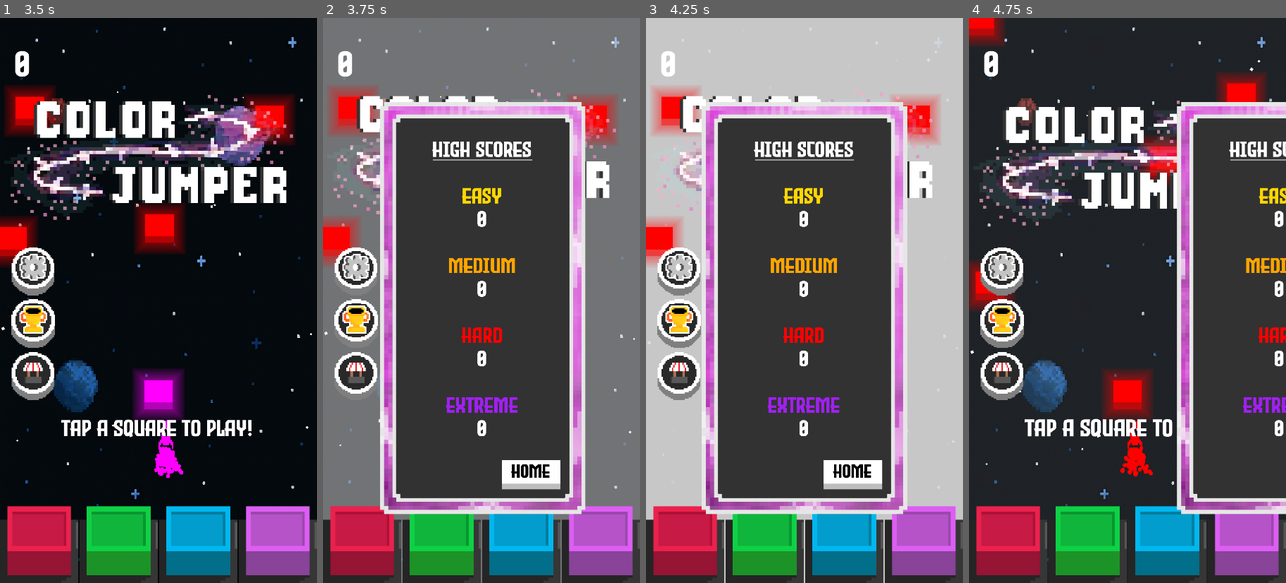
Above: before the commit, frames 1-4 (left to right).
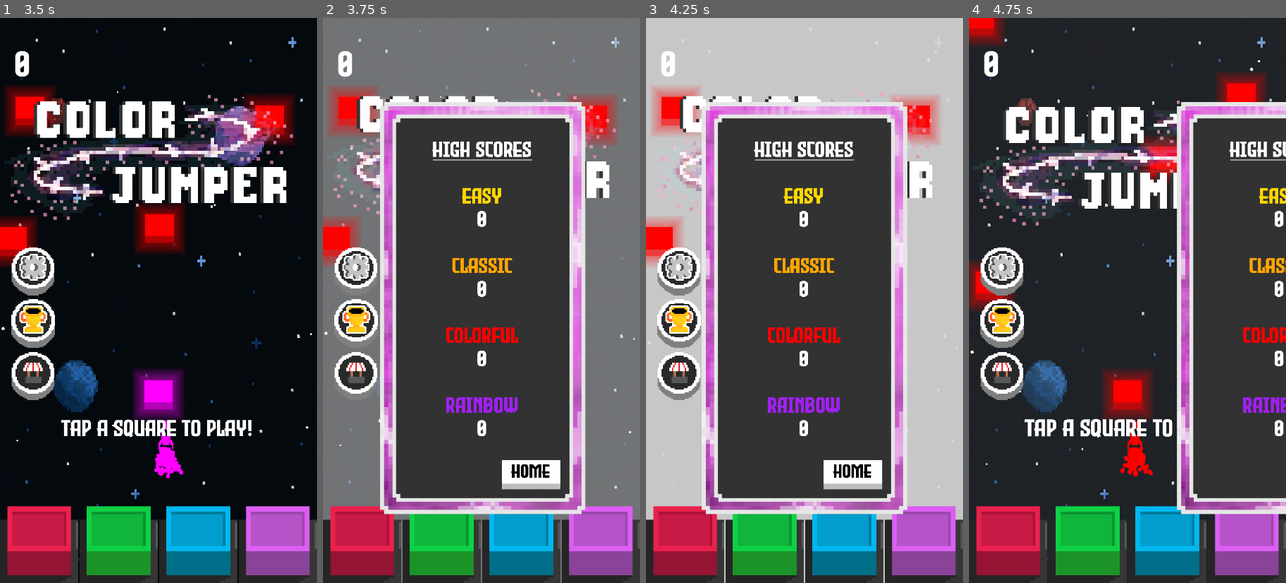
Above: after the commit, the same moments.

Repository: Xavier-Royer/Color-Jumper
Game: Godot game, scene res://Main.tscn
Same seed, same stepped clock (60 frames per second), same inputs: the game is played once before the commit and once after it.
Inputs (mouse positions are in pixels of both pictures, inside the frame that each line leads up to):
- Up to frame 1 (3.5 s): click (38, 543) at 0.5 s; click (117, 543) at 1.25 s; click (199, 543) at 2 s; click (278, 543) at 2.75 s
- Up to frame 2 (3.75 s): click (357, 323) at 3.5 s
- Up to frame 3 (4.25 s): no input
- Up to frame 4 (4.75 s): click (1175, 475) at 4.25 s

Frame 1 is identical in both runs. In frame 2, 0.9% of the frame differs, in the area x 38-62%, y 42-70%; in frame 3, 0.9%; in frame 4, 0.6%.

Commit message:
Rainbow particles added

Diff:
--- a/FileManager.gd
+++ b/FileManager.gd
@@ -1,5 +1,5 @@
 extends Node
-var difficulty = "EASY"
+var difficulty = "CLASSIC"
 var highScore = [0,0,0,0]
 
 
--- /dev/null
+++ b/FlatCurve.tres
@@ -0,0 +1,6 @@
+[gd_resource type="Curve" format=3 uid="uid://th4odecrxv72"]
+
+[resource]
+_limits = [-1.0, 1.0, 0.0, 1.0]
+_data = [Vector2(0, 0), 0.0, 0.0, 0, 0, Vector2(1, 0), 0.0, 0.0, 0, 0]
+point_count = 2
--- a/Main.tscn
+++ b/Main.tscn
@@ -407,11 +407,11 @@
 item_count = 4
 popup/item_0/text = "Easy"
 popup/item_0/id = 0
-popup/item_1/text = "Medium"
+popup/item_1/text = "Classic"
 popup/item_1/id = 1
-popup/item_2/text = "Hard"
+popup/item_2/text = "Colorful"
 popup/item_2/id = 2
-popup/item_3/text = "Extreme"
+popup/item_3/text = "Rainbow"
 popup/item_3/id = 3
 
 [node name="Home" type="TextureButton" parent="ScreenManager/SettingsScreen"]
@@ -569,13 +569,13 @@
 [color=gold]easy
 [color=white]11,000,000
 
-[color=orange]medium
+[color=orange]Classic
 [color=white]11,000,000
 
-[color=red]hard
+[color=red]Colorful
 [color=white]11,000,000
 
-[color=purple]extreme
+[color=purple]Rainbow
 [color=white]11,000,000"
 scroll_active = false
 horizontal_alignment = 1
@@ -764,7 +764,7 @@
 anchor_bottom = 1.0
 grow_horizontal = 2
 grow_vertical = 2
-mouse_filter = 1
+mouse_filter = 2
 color = Color(0.864675, 0.864675, 0.864675, 1)
 script = ExtResource("30_o7g6l")
 
--- /dev/null
+++ b/NormalBlockCaught.tres
@@ -0,0 +1,27 @@
+[gd_resource type="ParticleProcessMaterial" load_steps=3 format=3 uid="uid://k8pg0755hjfy"]
+
+[sub_resource type="Curve" id="Curve_im0tn"]
+_data = [Vector2(0, 0), 0.0, 0.0, 0, 0, Vector2(2e-05, 1), 0.0, 0.0, 0, 0, Vector2(0.713235, 0.674157), 0.0, 0.0, 0, 0, Vector2(1, 0), 0.0, 0.0, 0, 0]
+point_count = 4
+
+[sub_resource type="CurveTexture" id="CurveTexture_xfwl5"]
+curve = SubResource("Curve_im0tn")
+
+[resource]
+lifetime_randomness = 0.09
+particle_flag_disable_z = true
+emission_shape_offset = Vector3(0, 15, 0)
+emission_shape = 3
+emission_box_extents = Vector3(1, 1, 1)
+spread = 135.0
+initial_velocity_max = 206.9
+gravity = Vector3(0, 2000, 0)
+linear_accel_min = -54.02
+linear_accel_max = -54.02
+damping_min = 28.736
+damping_max = 28.736
+scale_min = 25.0
+scale_max = 25.0
+scale_curve = SubResource("CurveTexture_xfwl5")
+hue_variation_min = -2.23517e-08
+hue_variation_max = -2.23517e-08
--- /dev/null
+++ b/RainbowBlockCaught.tres
@@ -0,0 +1,28 @@
+[gd_resource type="ParticleProcessMaterial" load_steps=3 format=3 uid="uid://caswmbrosv0bo"]
+
+[sub_resource type="Curve" id="Curve_im0tn"]
+_data = [Vector2(0, 0), 0.0, 0.0, 0, 0, Vector2(2e-05, 1), 0.0, 0.0, 0, 0, Vector2(0.713235, 0.674157), 0.0, 0.0, 0, 0, Vector2(1, 0), 0.0, 0.0, 0, 0]
+point_count = 4
+
+[sub_resource type="CurveTexture" id="CurveTexture_xfwl5"]
+curve = SubResource("Curve_im0tn")
+
+[resource]
+lifetime_randomness = 0.09
+particle_flag_disable_z = true
+emission_shape_offset = Vector3(0, 15, 0)
+emission_shape = 3
+emission_box_extents = Vector3(1, 1, 1)
+spread = 135.0
+initial_velocity_max = 206.9
+gravity = Vector3(0, 2000, 0)
+linear_accel_min = -54.02
+linear_accel_max = -54.02
+damping_min = 28.736
+damping_max = 28.736
+scale_min = 25.0
+scale_max = 25.0
+scale_curve = SubResource("CurveTexture_xfwl5")
+color = Color(1, 0.537255, 0.772549, 1)
+hue_variation_min = -2.23517e-08
+hue_variation_max = 1.0
--- /dev/null
+++ b/RainbowCurve.tres
@@ -0,0 +1,6 @@
+[gd_resource type="Curve" format=3 uid="uid://chu7i4j8fa3sw"]
+
+[resource]
+_limits = [-1.0, 1.0, 0.0, 1.0]
+_data = [Vector2(0, 1), 0.0, 0.0, 0, 0, Vector2(1, 1), 0.0, 0.0, 0, 0]
+point_count = 2
--- /dev/null
+++ b/RainbowDead.tres
@@ -0,0 +1,35 @@
+[gd_resource type="ParticleProcessMaterial" load_steps=5 format=3 uid="uid://5wjflbfnr0ma"]
+
+[ext_resource type="Curve" uid="uid://chu7i4j8fa3sw" path="res://RainbowCurve.tres" id="1_0eh2b"]
+
+[sub_resource type="CurveTexture" id="CurveTexture_5d32t"]
+curve = ExtResource("1_0eh2b")
+
+[sub_resource type="Curve" id="Curve_im0tn"]
+_data = [Vector2(0, 0), 0.0, 0.0, 0, 0, Vector2(2e-05, 1), 0.0, 0.0, 0, 0, Vector2(0.713235, 0.674157), 0.0, 0.0, 0, 0, Vector2(1, 0), 0.0, 0.0, 0, 0]
+point_count = 4
+
+[sub_resource type="CurveTexture" id="CurveTexture_xfwl5"]
+curve = SubResource("Curve_im0tn")
+
+[resource]
+lifetime_randomness = 0.09
+particle_flag_disable_z = true
+emission_shape_offset = Vector3(0, 15, 0)
+emission_shape = 3
+emission_box_extents = Vector3(1, 1, 1)
+direction = Vector3(0, -1, 0)
+initial_velocity_min = 661.89
+initial_velocity_max = 899.66
+gravity = Vector3(0, 3500, 0)
+linear_accel_min = -54.02
+linear_accel_max = -54.02
+damping_min = 28.736
+damping_max = 28.736
+scale_min = 25.0
+scale_max = 25.0
+scale_curve = SubResource("CurveTexture_xfwl5")
+color = Color(1, 0.403922, 0.768627, 1)
+hue_variation_min = -1.0
+hue_variation_max = 1.0
+hue_variation_curve = SubResource("CurveTexture_5d32t")
--- a/block.gd
+++ b/block.gd
@@ -5,11 +5,14 @@
 signal caughtBlock
 signal leftBlock
 @onready var blockArea = $SpawnRadius
+@onready var rainbowDead = preload("res://RainbowDead.tres")
+@onready var rainbowCaught = preload("res://RainbowBlockCaught.tres")
 var number =999
 var deleted = false
 var blockColor
 var mouseOnBlock = false
 var onBlock = false
+
 #var spawnComplete = false
 
 func setColor(color):
@@ -22,6 +25,8 @@
 		self.set_collision_layer_value(i+1,false)
 
 	#setup blocks color and collision layers
+
+
 	if color == "RED":
 		self.modulate = Color(255,0,0)
 		self.set_collision_layer_value(1,true)
@@ -35,11 +40,14 @@
 		self.modulate = Color(255,0,255)
 		self.set_collision_layer_value(4,true)
 	else: # for rainbow set all color collision layers to true
-		self.modulate = Color(0,0,0)
+		self.modulate = Color(255,255,255)
 		self.set_collision_layer_value(10,true)
+		$Dead.process_material = rainbowDead
+		$GPUParticles2D.process_material =rainbowCaught
 		var unique = $ColorRect.material.duplicate(true)
 		$ColorRect.material = unique
 		$ColorRect.material.set_shader_parameter("rainbow",true)
+
 
 
 	#print($ColorRect.material.get_shader_parameter("Rainbow"))
--- a/block.tscn
+++ b/block.tscn
@@ -1,6 +1,8 @@
-[gd_scene load_steps=14 format=3 uid="uid://qt0hublfhka5"]
+[gd_scene load_steps=12 format=3 uid="uid://qt0hublfhka5"]
 
 [ext_resource type="Script" uid="uid://6q3vbqb2ecbh" path="res://block.gd" id="1_im0tn"]
+[ext_resource type="Material" uid="uid://k8pg0755hjfy" path="res://NormalBlockCaught.tres" id="2_5d32t"]
+[ext_resource type="Material" uid="uid://bu48js7s1b6pi" path="res://normalDead.tres" id="3_5d32t"]
 
 [sub_resource type="RectangleShape2D" id="RectangleShape2D_xfwl5"]
 size = Vector2(73, 73)
@@ -25,8 +27,8 @@
     return c.z * mix(K.xxx, clamp(p - K.xxx, 0.0, 1.0), c.y);
 }
 
-vec3 getColor(int i) {
-    float hue = float(i) / 20.0;
+vec3 getColor(int i, float squishness) {
+    float hue = float(i) / squishness;
     return hsv2rgb(vec3(hue, 1.0, 1.0));
 }
 
@@ -96,9 +98,9 @@
 			float indexf = (floor(xValue*25.0));
 			//index =10;
 			int index = int(indexf);
-			COLOR.r = getColor(index).x;
-			COLOR.g = getColor(index).y;
-			COLOR.b = getColor(index).z;
+			COLOR.r = getColor(index,33.3).x;
+			COLOR.g = getColor(index,33.3).y;
+			COLOR.b = getColor(index,33.3).z;
 
 		}
 
@@ -121,9 +123,9 @@
 
 				float indexf = (floor(xValue*25.0));
 				int index = int(indexf);
-				COLOR.r = getColor(index).x;
-				COLOR.g = getColor(index).y;
-				COLOR.b = getColor(index).z;
+				COLOR.r = getColor(index,20.0).x;
+				COLOR.g = getColor(index,20.0).y;
+				COLOR.b = getColor(index,20.0).z;
 
 				COLOR.a += sin(TIME*10.0)/40.0;
 				COLOR.b *=0.3;
@@ -164,48 +166,6 @@
 shader_parameter/rainbow = true
 shader_parameter/speed = 2.0
 shader_parameter/RAINBOWSPEED = 2.0
-
-[sub_resource type="Curve" id="Curve_im0tn"]
-_data = [Vector2(0, 0), 0.0, 0.0, 0, 0, Vector2(2e-05, 1), 0.0, 0.0, 0, 0, Vector2(0.713235, 0.674157), 0.0, 0.0, 0, 0, Vector2(1, 0), 0.0, 0.0, 0, 0]
-point_count = 4
-
-[sub_resource type="CurveTexture" id="CurveTexture_xfwl5"]
-curve = SubResource("Curve_im0tn")
-
-[sub_resource type="ParticleProcessMaterial" id="ParticleProcessMaterial_5d32t"]
-lifetime_randomness = 0.09
-particle_flag_disable_z = true
-emission_shape_offset = Vector3(0, 15, 0)
-emission_shape = 3
-emission_box_extents = Vector3(1, 1, 1)
-spread = 135.0
-initial_velocity_max = 206.9
-gravity = Vector3(0, 2000, 0)
-linear_accel_min = -54.02
-linear_accel_max = -54.02
-damping_min = 28.736
-damping_max = 28.736
-scale_min = 25.0
-scale_max = 25.0
-scale_curve = SubResource("CurveTexture_xfwl5")
-
-[sub_resource type="ParticleProcessMaterial" id="ParticleProcessMaterial_im0tn"]
-lifetime_randomness = 0.09
-particle_flag_disable_z = true
-emission_shape_offset = Vector3(0, 15, 0)
-emission_shape = 3
-emission_box_extents = Vector3(1, 1, 1)
-direction = Vector3(0, -1, 0)
-initial_velocity_min = 661.89
-initial_velocity_max = 899.66
-gravity = Vector3(0, 3500, 0)
-linear_accel_min = -54.02
-linear_accel_max = -54.02
-damping_min = 28.736
-damping_max = 28.736
-scale_min = 25.0
-scale_max = 25.0
-scale_curve = SubResource("CurveTexture_xfwl5")
 
 [sub_resource type="Animation" id="Animation_5d32t"]
 resource_name = "CaughtBlock"
@@ -372,7 +332,7 @@
 one_shot = true
 explosiveness = 1.0
 randomness = 0.1
-process_material = SubResource("ParticleProcessMaterial_5d32t")
+process_material = ExtResource("2_5d32t")
 
 [node name="Dead" type="GPUParticles2D" parent="."]
 emitting = false
@@ -382,7 +342,7 @@
 speed_scale = 2.0
 explosiveness = 0.9
 randomness = 0.1
-process_material = SubResource("ParticleProcessMaterial_im0tn")
+process_material = ExtResource("3_5d32t")
 
 [node name="AnimationPlayer" type="AnimationPlayer" parent="."]
 libraries = {
--- a/game_screen.gd
+++ b/game_screen.gd
@@ -25,8 +25,8 @@
 var currentColor
 var currentBlock
 #game control stuff
-var difficulty = "EASY" #easy, medium, hard or extreme
-var difficulties = ["EASY", "MEDIUM" , "HARD", "EXTREME"]
+var difficulty = "CLASSIC" #easy, medium, hard or extreme
+var difficulties = ["EASY", "CLASSIC" , "COLORFUL", "RAINBOW"]
 
 
 #streaks/scroes
@@ -112,8 +112,10 @@
 
 
 func loadGame():
+	print(difficulty)
 	#resets everything
 	player.reset()
+	#if difficulty != "RAINBOW":
 	#rest rainbow
 	$RainbowTimer.stop()
 	$FlashTimer.stop()
@@ -122,6 +124,7 @@
 	$UI/RainbowParticles.position = $UI/RainBowBar.position + Vector2(60,885)#$UI/RainBowBar.size.y*2)
 	$UI/RainbowParticles.hide()
 	rainbowOver = true
+
 	#reset velocity and delete game screen objects
 	player.velocity = Vector2(0,0)
 	for i in movingObjects.get_children():
@@ -135,6 +138,7 @@
 	currentBlock = null
 	changeColor("RED")
 	player.rotation =0
+
 
 	#generate first block which the layer is on
 	var block = blockScene.instantiate()
@@ -171,26 +175,35 @@
 
 
 	if difficulty == "EASY":
+
 		randomColorRate = 100
 		baseGameSpeed  = 200#200
 		blockSpawnTime = 1
 		$SpawnTimer.wait_time = 1
-	elif difficulty == "MEDIUM":
-		randomColorRate = 250
-		baseGameSpeed  = 500
-		blockSpawnTime = 0.75
-		$SpawnTimer.wait_time = 0.75
-	elif difficulty == "HARD":
+
+	elif difficulty == "CLASSIC":
 		randomColorRate = 200
-		baseGameSpeed  = 730
-		blockSpawnTime = 0.4
-		$SpawnTimer.wait_time = 0.4
-	else: #EXTREME
-		randomColorRate = 750
 		baseGameSpeed  = 800
 		blockSpawnTime = 0.4
 		$SpawnTimer.wait_time = 0.4
-
+		spikeSpawnRate = 70 # percentage out of 1000 that one spawns
+		coinSpawnRate = 100
+	elif difficulty == "COLORFUL": #EXTREME
+		randomColorRate = 600
+		baseGameSpeed  = 600
+		blockSpawnTime = 0.4
+		$SpawnTimer.wait_time = 0.4
+	else:# difficulty == "RAINBOW":
+		randomColorRate = 250
+		baseGameSpeed  = 1100
+		blockSpawnTime = 0.3
+		spikeSpawnRate = 120 # percentage out of 1000 that one spawns
+		coinSpawnRate = 100
+		$SpawnTimer.wait_time = 0.3
+		player.rainbowOn()
+		$Objects/Player/ColorRect.material.set_shader_parameter("rainbow",true)
+		player.modulate = Color(1,1,1)
+		$UI/RainbowScreenOverLay.show()
 	gameState = "READY"
 
 func changeColor(newColor):
@@ -273,7 +286,7 @@
 		#$UI/RainbowScreenOverLay.hide()
 		$Objects/Player/ColorRect.material.set_shader_parameter("rainbow",false)
 		changeColor(currentBlock.blockColor)
-		if currentBlock.blockColor != "RAINBOW" and gameRunTime >0.0:
+		if currentBlock.blockColor != "RAINBOW" and gameRunTime >0.0 and difficulty != "RAINBOW":
 			$UI/RainbowScreenOverLay.flashColor(currentBlock.modulate)
 
 	if gameState == "PLAYING":
@@ -490,7 +503,7 @@
 	else:
 		randomColorStreak = 1
 	#random chance of making it rainbow
-	if randi_range(0,1000) <= rainbowSpawnRate:
+	if randi_range(0,1000) <= rainbowSpawnRate and difficulty != "RAINBOW":
 		block.setColor("RAINBOW")
 	else:
 		#random variance
@@ -515,11 +528,12 @@
 func gameOver():
 	if gameState == "PLAYING":
 		$SpawnTimer.stop()
-		$UI/RainbowScreenOverLay.hide()
-		$UI/RainbowScreenOverLay.gameOver = true
-		$UI/RainBowBar.hide()
-		$UI/RainbowParticles.hide()
-		$UI/FlashScreen.hide()
+		if difficulty != "RAINBOW":
+			$UI/RainbowScreenOverLay.hide()
+			$UI/RainbowScreenOverLay.gameOver = true
+			$UI/RainBowBar.hide()
+			$UI/RainbowParticles.hide()
+			$UI/FlashScreen.hide()
 		#player.hide()
 		player.disappear()
 		gameState = "OVER"
--- a/leaderboard_screen.gd
+++ b/leaderboard_screen.gd
@@ -6,13 +6,13 @@
 [color=gold]easy
 [color=white]11,000,000
 
-[color=orange]medium
+[color=orange]classic
 [color=white]11,000,000
 
-[color=red]hard
+[color=red]colorful
 [color=white]11,000,000
 
-[color=purple]extreme
+[color=purple]rainbow
 [color=white]11,000,000
 '''
 func comma_format(num_stra: int) -> String:
@@ -27,4 +27,4 @@
 	return result
 
 func loadLeaderboard():
-	$ScoreText.text = "[u]High Scores[/u]\n\n[color=gold]easy\n[color=white]{easy}\n\n[color=orange]medium\n[color=white]{medium}\n\n[color=red]hard\n[color=white]{hard}\n\n[color=purple]extreme\n[color=white]{extreme}".format({"easy": comma_format(FileManager.highScore[0]), "medium": comma_format(FileManager.highScore[1]), "hard": comma_format(FileManager.highScore[2]), "extreme": comma_format(FileManager.highScore[3])})
+	$ScoreText.text = "[u]High Scores[/u]\n\n[color=gold]easy\n[color=white]{easy}\n\n[color=orange]classic\n[color=white]{classic}\n\n[color=red]colorful\n[color=white]{colorful}\n\n[color=purple]rainbow\n[color=white]{rainbow}".format({"easy": comma_format(FileManager.highScore[0]), "classic": comma_format(FileManager.highScore[1]), "colorful": comma_format(FileManager.highScore[2]), "rainbow": comma_format(FileManager.highScore[3])})
--- /dev/null
+++ b/normalDead.tres
@@ -0,0 +1,34 @@
+[gd_resource type="ParticleProcessMaterial" load_steps=5 format=3 uid="uid://bu48js7s1b6pi"]
+
+[ext_resource type="Curve" uid="uid://chu7i4j8fa3sw" path="res://RainbowCurve.tres" id="1_va3sg"]
+
+[sub_resource type="CurveTexture" id="CurveTexture_5d32t"]
+curve = ExtResource("1_va3sg")
+
+[sub_resource type="Curve" id="Curve_im0tn"]
+_data = [Vector2(0, 0), 0.0, 0.0, 0, 0, Vector2(2e-05, 1), 0.0, 0.0, 0, 0, Vector2(0.713235, 0.674157), 0.0, 0.0, 0, 0, Vector2(1, 0), 0.0, 0.0, 0, 0]
+point_count = 4
+
+[sub_resource type="CurveTexture" id="CurveTexture_xfwl5"]
+curve = SubResource("Curve_im0tn")
+
+[resource]
+lifetime_randomness = 0.09
+particle_flag_disable_z = true
+emission_shape_offset = Vector3(0, 15, 0)
+emission_shape = 3
+emission_box_extents = Vector3(1, 1, 1)
+direction = Vector3(0, -1, 0)
+initial_velocity_min = 661.89
+initial_velocity_max = 899.66
+gravity = Vector3(0, 3500, 0)
+linear_accel_min = -54.02
+linear_accel_max = -54.02
+damping_min = 28.736
+damping_max = 28.736
+scale_min = 25.0
+scale_max = 25.0
+scale_curve = SubResource("CurveTexture_xfwl5")
+hue_variation_min = -2.23517e-08
+hue_variation_max = -2.23517e-08
+hue_variation_curve = SubResource("CurveTexture_5d32t")
--- a/settings_screen.gd
+++ b/settings_screen.gd
@@ -1,5 +1,5 @@
 extends CanvasLayer
-var difficulties = ["EASY", "MEDIUM" , "HARD", "EXTREME"]
+var difficulties = ["EASY", "CLASSIC" , "COLORFUL", "RAINBOW"]
 
 
 func _on_menu_button_item_selected(index: int) -> void:
